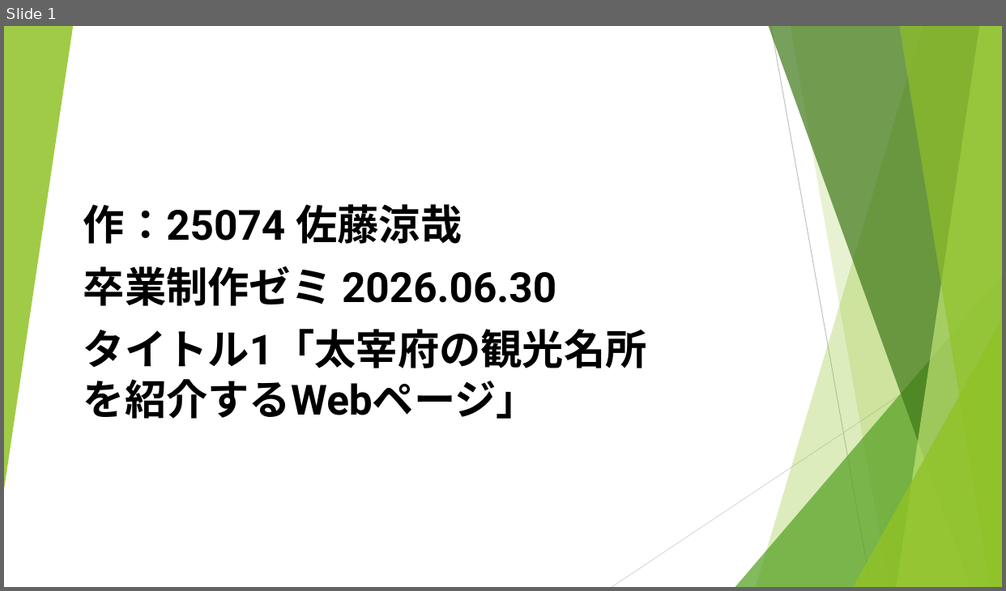
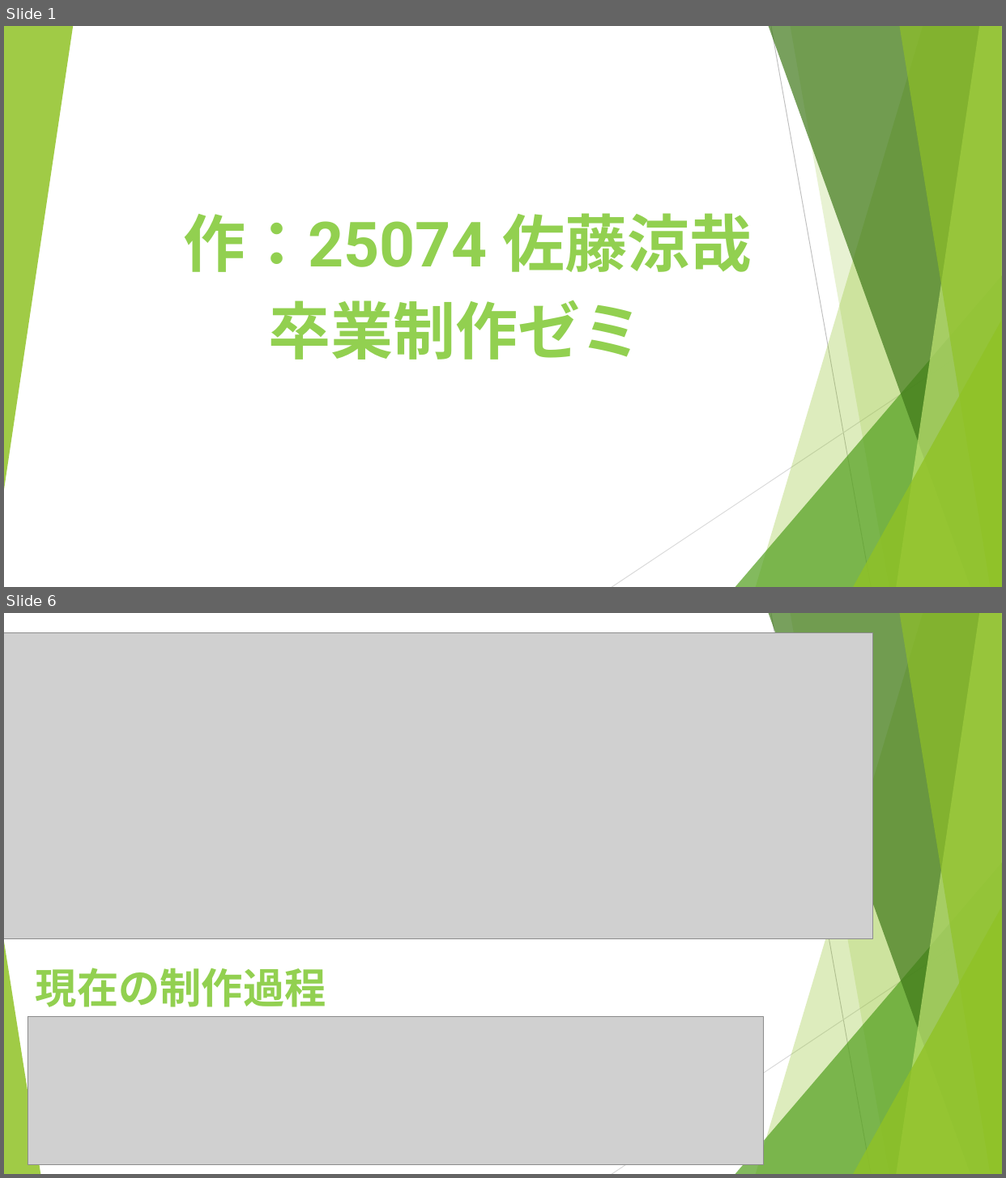
Before and after one commit to ckg25074/sato-zemi, a slide deck: 卒業制作ゼミ.pptm. Shown one above the other, each under a label of ours: slide 1 before the commit, slides 1 and 6 after it; the slides between them are not shown. The pictures are 1006x591 and 1006x1178 pixels, drawn with LibreOffice and Linux fonts; fonts in the diff are those of the drawing; grey boxes stand for pictures. Boxes give left, top, right and bottom in pixels: in the first picture for what was removed or moved away, otherwise in the second. Text is boxed around its words. In the diff, an @@ line names an element or a change of style, - is before the commit and + after.

```diff
--- a/卒業制作ゼミ.pptm
+++ b/卒業制作ゼミ.pptm
@@ slide 6 added at box(4, 613, 1002, 1174), background #FFFFFF; not listed: 9 template elements that a slide beside it also shows @@
@@ picture added at box(4, 633, 873, 939) @@
@@ triangle added at box(4, 942, 40, 1174), fill #90C226 at 85% opacity @@
@@ text added at box(36, 968, 326, 1007), 40 pt, text #92D050, bold @@
+現在の制作過程
@@ picture added at box(28, 1016, 763, 1165) @@
@@ slide 1 changed as well @@
@@ text "作：25074 佐藤涼哉": place and size @@
-text "作：25074 佐藤涼哉" at box(83, 204, 647, 419)
+text "作：25074 佐藤涼哉" at box(184, 213, 752, 360)
@@ text at box(184, 213, 752, 272): size 40 to 60 pt, text colour #000000 to #92D050 in "作：25074 佐藤涼哉" @@
@@ text at box(269, 300, 643, 360): text changed; size 40 to 60 pt; text colour #000000 to #92D050 @@
-卒業制作ゼミ 2026.06.30
-タイトル1「太宰府の観光名所を紹介するWebページ」
+卒業制作ゼミ
```
Also in this commit, not shown: 1 other slide changed, 7 other slides added, 5 slides removed, 3 other files.
